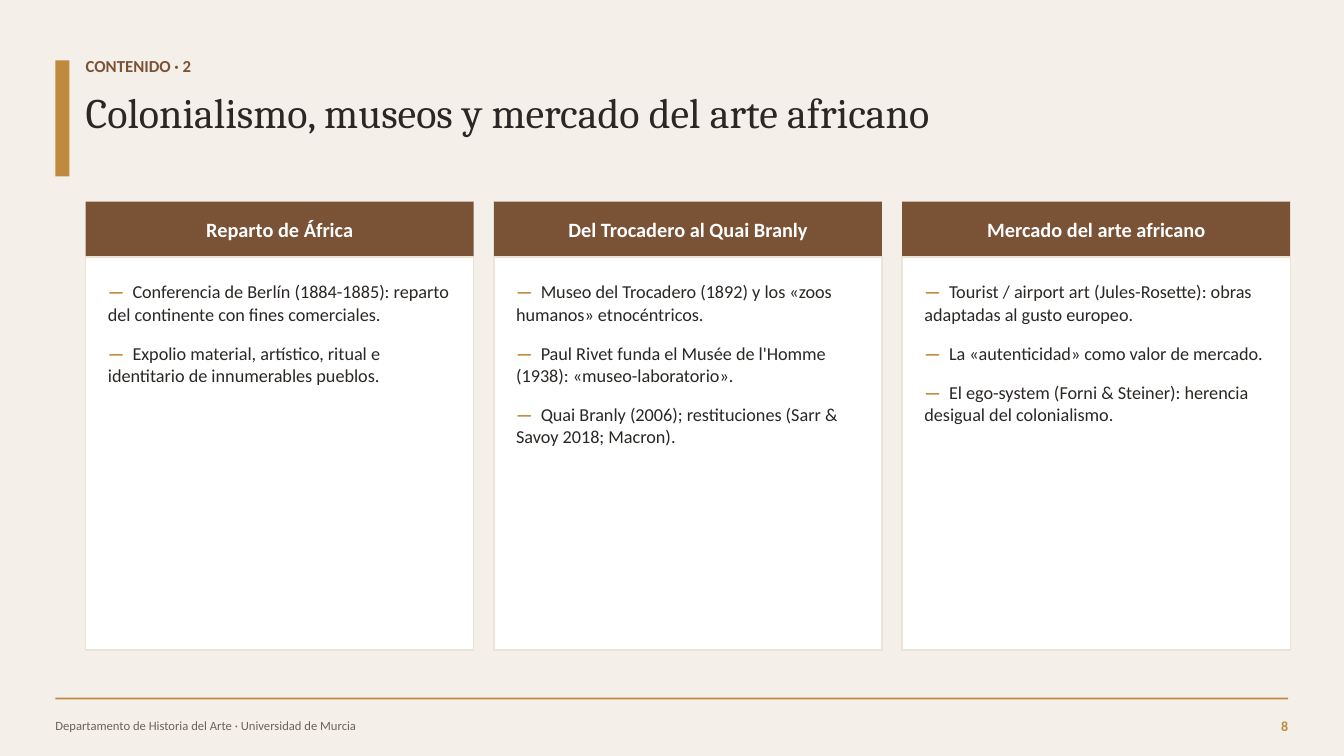
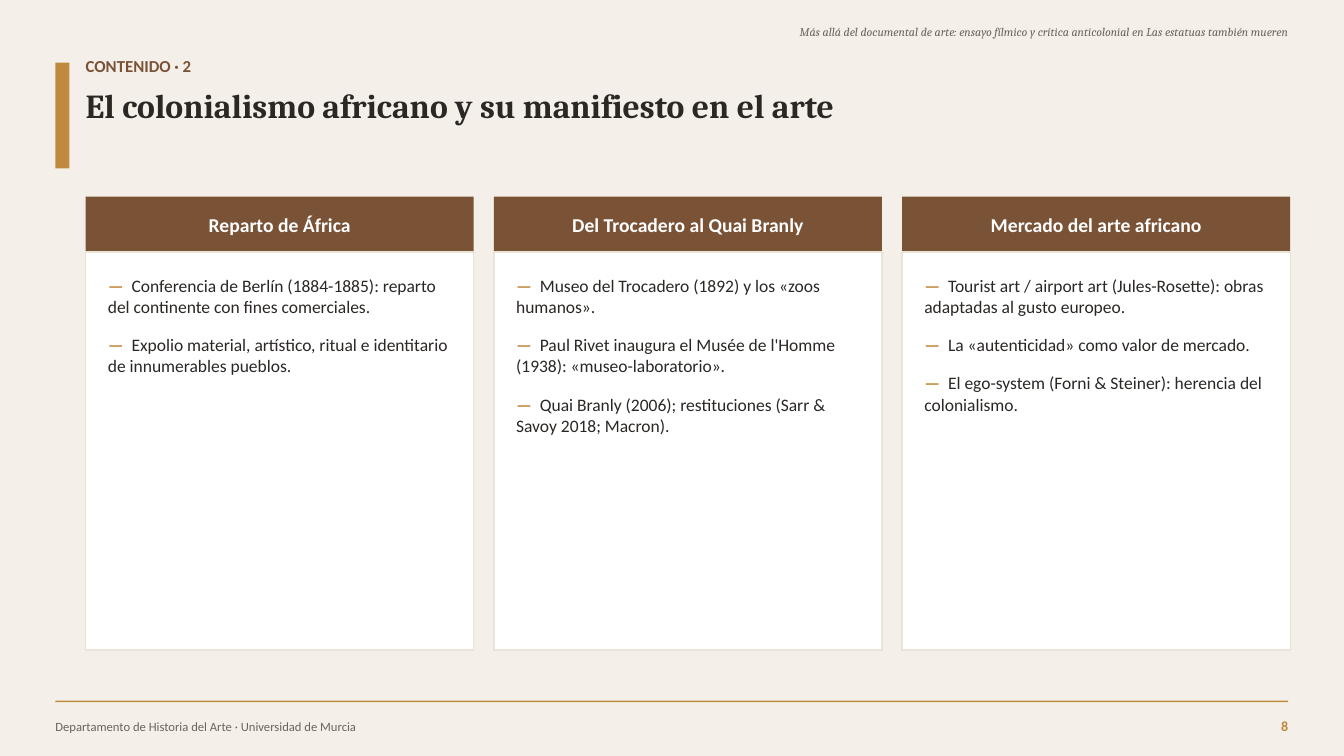
Before and after one commit to facundonicolasvgg/pedritojoseunitfg, a slide deck: slide 8 of Defensa_TFG_Las_estatuas_tambien_mueren.pptx. Drawn at 1344x756 pixels with LibreOffice and Linux fonts; fonts in the diff are those of the drawing. Boxes give left, top, right and bottom in pixels: in the first picture for what was removed or moved away, otherwise in the second. Text is boxed around its words. In the diff, an @@ line names an element or a change of style, - is before the commit and + after.

Commit message:
Reestructura la presentación según el formato de las TFG de referencia (epígrafes canónicos, título corrido, metodología como fuentes)

```diff
--- a/Defensa_TFG_Las_estatuas_tambien_mueren.pptx
+++ b/Defensa_TFG_Las_estatuas_tambien_mueren.pptx
@@ text added at box(800, 28, 1288, 39), 8.5 pt, text #6B645C, italic @@
+Más allá del documental de arte: ensayo fílmico y crítica anticolonial en Las estatuas también mueren
@@ rectangle: place and size @@
-rectangle at box(55, 60, 70, 176)
+rectangle at box(55, 63, 70, 168)
@@ text at box(86, 94, 834, 126): text changed; size 30 to 24 pt; bold on @@
-Colonialismo, museos y mercado del arte africano
+El colonialismo africano y su manifiesto en el arte
@@ size 14.5 to 14 pt in 3 elements at box(209, 215, 351, 235), box(572, 218, 803, 235), box(991, 218, 1201, 232) @@
@@ 3 rectangles: place and size @@
-3 rectangles at box(86, 202, 1291, 257)
+3 rectangles at box(86, 197, 1291, 252)
@@ rectangle: place and size @@
-rectangle at box(86, 257, 474, 650)
+rectangle at box(86, 252, 474, 650)
@@ rectangle: place and size @@
-rectangle at box(494, 257, 882, 650)
+rectangle at box(494, 252, 882, 650)
@@ rectangle: place and size @@
-rectangle at box(902, 257, 1291, 650)
+rectangle at box(902, 252, 1291, 650)
@@ text "— Conferencia de Berlín (1884-1885): ..." at box(108, 279, 448, 375): size 13 to 12.5 pt @@
@@ text at box(516, 279, 836, 375): text changed; size 13 to 12.5 pt @@
-— Museo del Trocadero (1892) y los «zoos humanos» etnocéntricos.
-— Paul Rivet funda el Musée de l'Homme (1938): «museo-laboratorio».
+— Museo del Trocadero (1892) y los «zoos humanos».
+— Paul Rivet inaugura el Musée de l'Homme (1938): «museo-laboratorio».
@@ text at box(924, 279, 1263, 316): text changed; size 13 to 12.5 pt @@
-— Tourist / airport art (Jules-Rosette): obras adaptadas al gusto europeo.
+— Tourist art / airport art (Jules-Rosette): obras adaptadas al gusto europeo.
@@ text at box(948, 339, 1250, 351): size 13 to 12.5 pt in "— La «autenticidad» como valor de mercado." @@
@@ text at box(924, 376, 1262, 411): text changed; size 13 to 12.5 pt @@
-— El ego-system (Forni & Steiner): herencia desigual del colonialismo.
+— El ego-system (Forni & Steiner): herencia del colonialismo.
@@ text at box(516, 398, 810, 435): size 13 to 12.5 pt in "— Quai Branly (2006); restituciones (Sarr & ..." @@
```
Also in this commit, not shown: 14 other slides changed, 1 other file.
